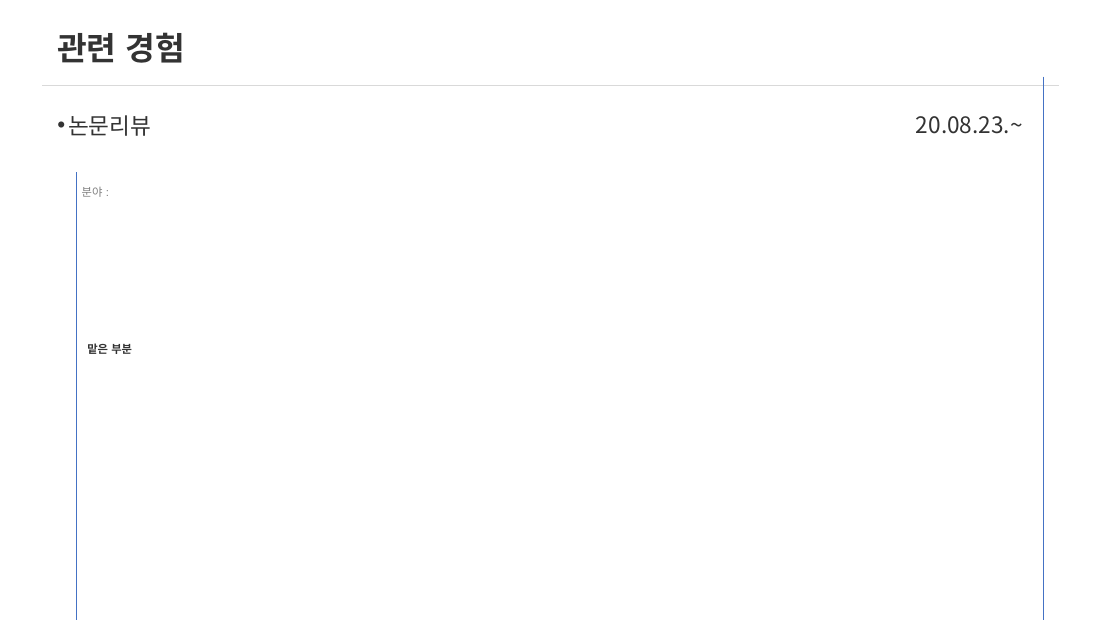
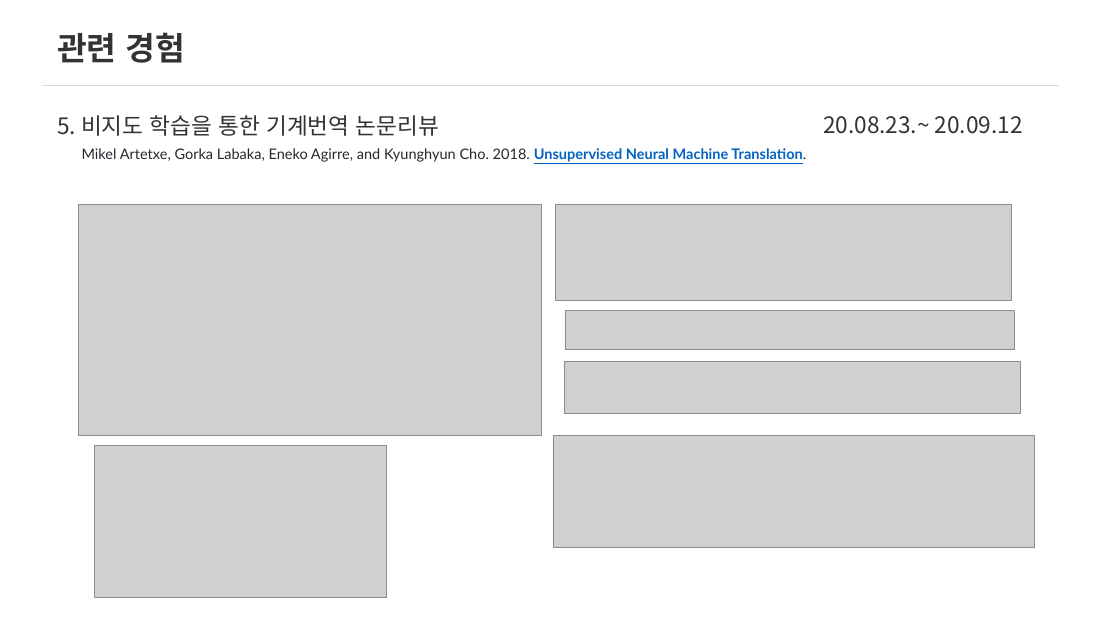
Before and after one commit to Changyoon-Lee/portfolio, a slide deck: slide 17 of 포트폴리오세부내용.pptx (slide 14 before the commit). Drawn at 1120x630 pixels with LibreOffice and Linux fonts; fonts in the diff are those of the drawing; grey boxes stand for pictures. Boxes give left, top, right and bottom in pixels: in the first picture for what was removed or moved away, otherwise in the second. Text is boxed around its words. In the diff, an @@ line names an element or a change of style, - is before the commit and + after.

```diff
--- a/포트폴리오세부내용.pptx
+++ b/포트폴리오세부내용.pptx
@@ line removed from (1043, 77) to (1043, 620) @@
@@ text at bbox=[57, 115, 439, 136]: text changed @@
-• 논문리뷰
+5. 비지도 학습을 통한 기계번역 논문리뷰
@@ text at bbox=[823, 116, 1023, 134]: text changed @@
-20.08.23.~
+20.08.23.~ 20.09.12
@@ text added at bbox=[82, 148, 806, 162], 18 pt, text #24292E @@
+Mikel Artetxe, Gorka Labaka, Eneko Agirre, and Kyunghyun Cho. 2018. Unsupervised Neural Machine Translation.
@@ line removed from (76, 173) to (76, 620) @@
@@ picture added at bbox=[78, 204, 541, 435] @@
@@ text removed at bbox=[82, 187, 103, 197] @@
-분야 :
@@ picture added at bbox=[555, 204, 1012, 300] @@
@@ picture added at bbox=[565, 311, 1014, 349] @@
@@ text removed at bbox=[87, 343, 132, 354] @@
-맡은 부분
@@ picture added at bbox=[564, 362, 1020, 413] @@
@@ picture added at bbox=[95, 446, 386, 598] @@
@@ picture added at bbox=[553, 436, 1035, 548] @@
```
Also in this commit, not shown: 12 other slides changed, 5 slides added.
